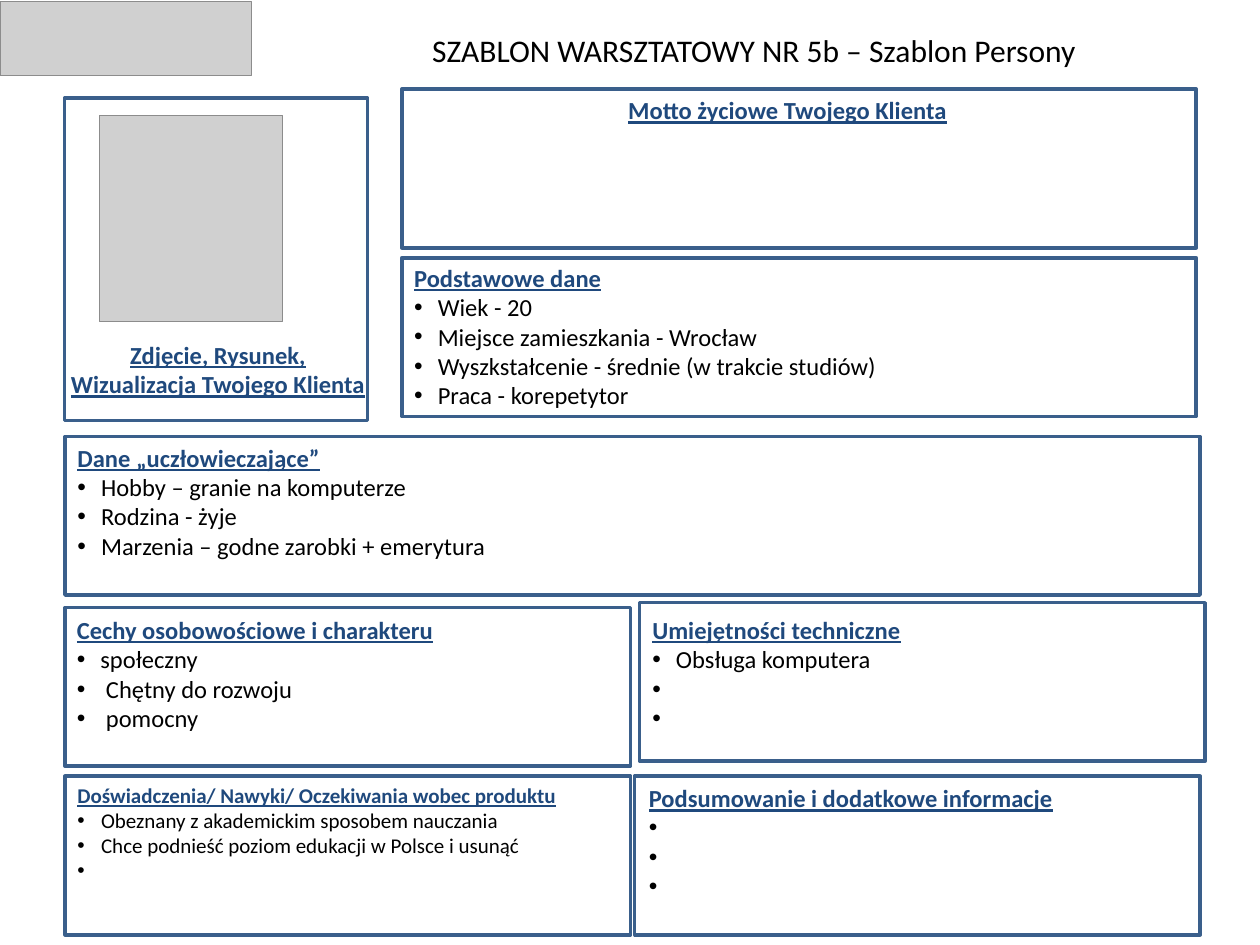
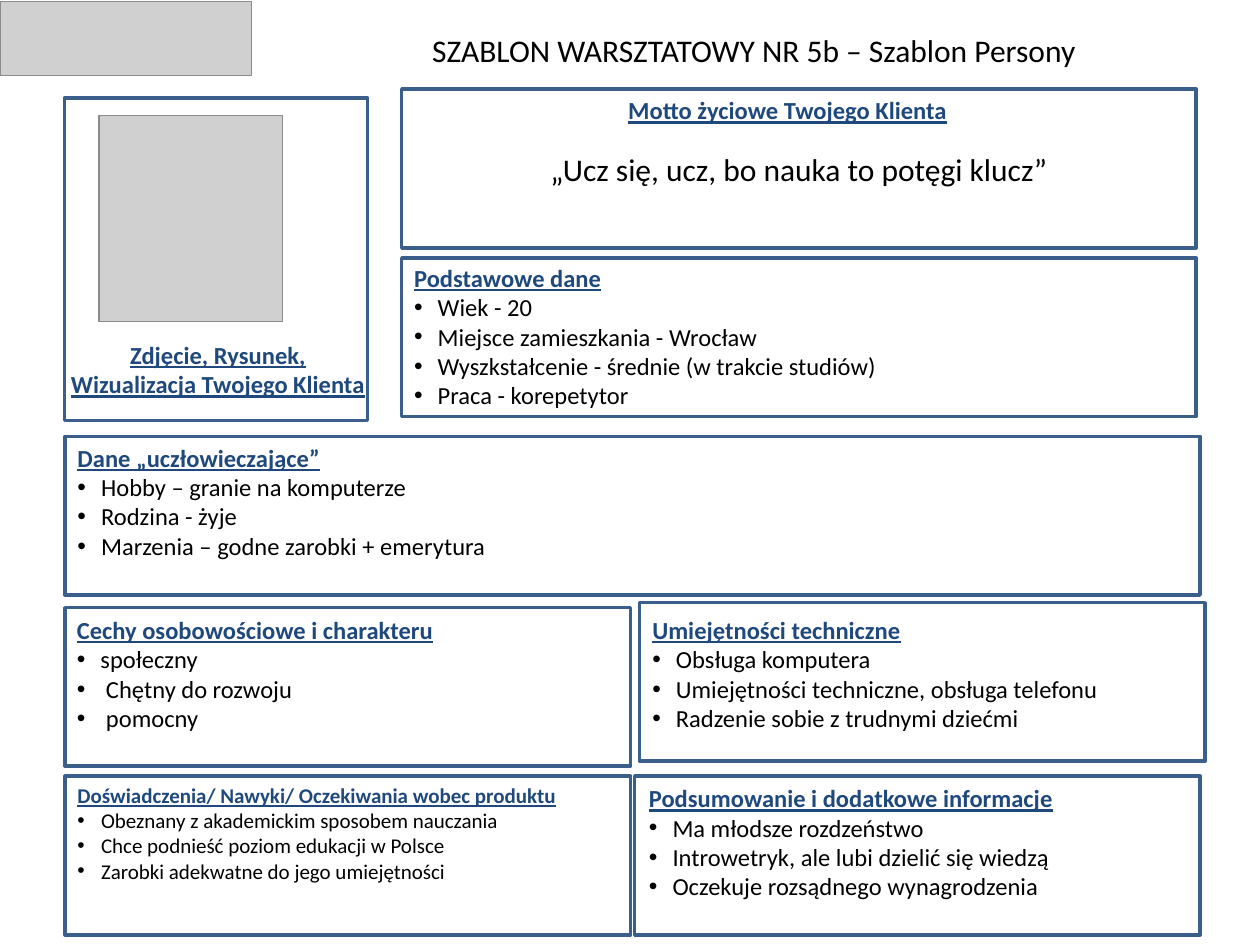
Before and after one commit to pasmolnicki/studia, a slide deck: slide 4 of ABC-startup/ABC STARTUPU - zadanie warsztatowe 5_a_b.pptx. Drawn at 1260x945 pixels with LibreOffice and Linux fonts; fonts in the diff are those of the drawing; grey boxes stand for pictures. Boxes give left, top, right and bottom in pixels: in the first picture for what was removed or moved away, otherwise in the second. Text is boxed around its words. In the diff, an @@ line names an element or a change of style, - is before the commit and + after.

```diff
--- a/ABC-startup/ABC STARTUPU - zadanie warsztatowe 5_a_b.pptx
+++ b/ABC-startup/ABC STARTUPU - zadanie warsztatowe 5_a_b.pptx
@@ text in rectangle at (550,159,1047,187): text added @@
+„Ucz się, ucz, bo nauka to potęgi klucz”
@@ text at (676,681,1096,731): paragraphs added @@
+• Umiejętności techniczne, obsługa telefonu
+• Radzenie sobie z trudnymi dziećmi
@@ text at (101,838,445,883): text changed @@
-• Chce podnieść poziom edukacji w Polsce i usunąć
+• Chce podnieść poziom edukacji w Polsce
+• Zarobki adekwatne do jego umiejętności
@@ text at (673,820,1049,900): paragraphs added @@
+• Ma młodsze rozdzeństwo
+• Introwetryk, ale lubi dzielić się wiedzą
+• Oczekuje rozsądnego wynagrodzenia
```
Also in this commit, not shown: 3 other files.
